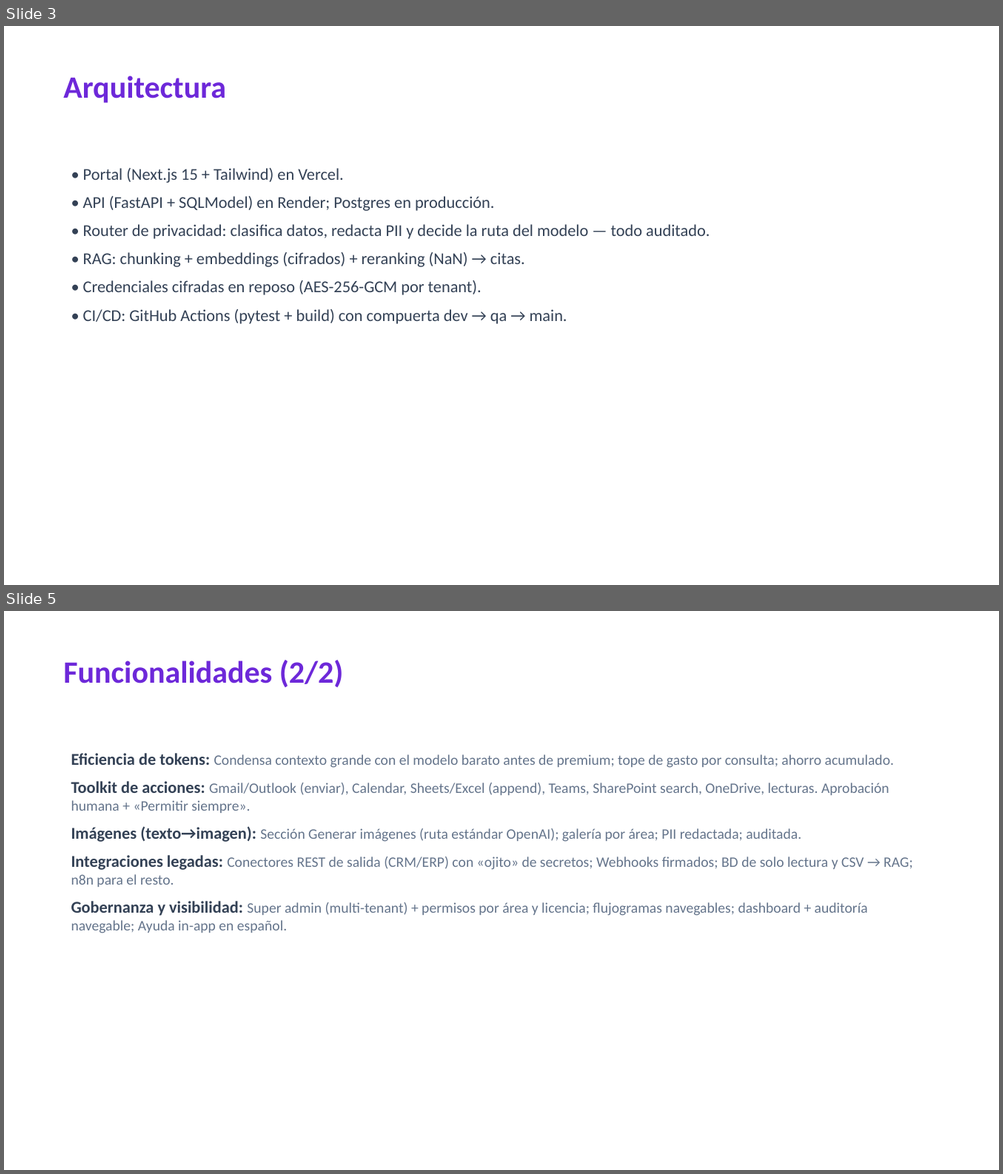
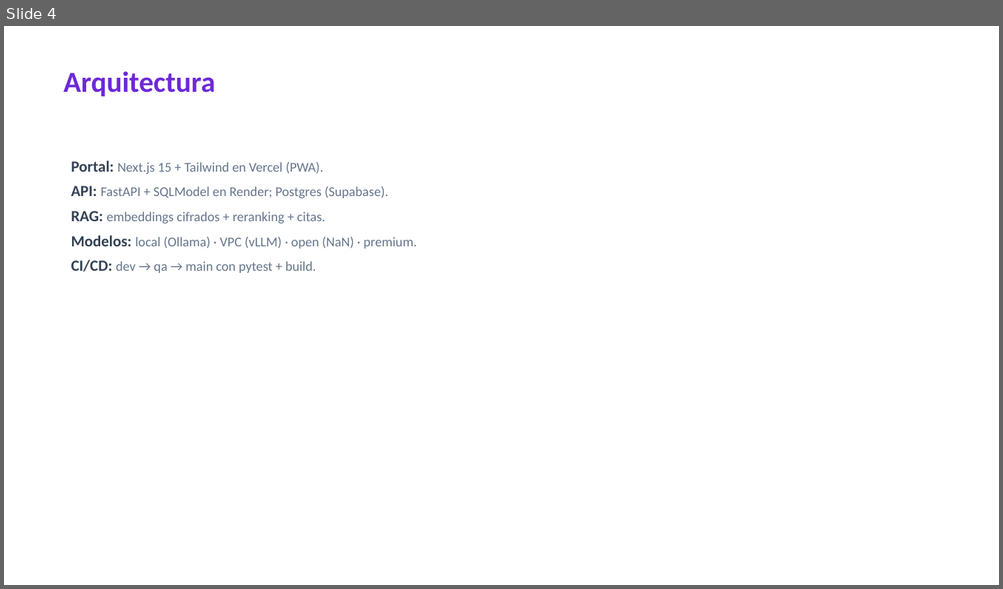
Before and after one commit to angeljba1480-AB/S4Bdashboard, a slide deck: docs/generados/MaestroAI-Presentacion.pptx. Shown one above the other, each under a label of ours: slides 3 and 5 before the commit, slide 4 after it; the slides between them are not shown. The pictures are 1003x1174 and 1003x589 pixels, drawn with LibreOffice and Linux fonts; fonts in the diff are those of the drawing. Boxes give left, top, right and bottom in pixels: in the first picture for what was removed or moved away, otherwise in the second. Text is boxed around its words. In the diff, an @@ line names an element or a change of style, - is before the commit and + after.

```diff
--- a/docs/generados/MaestroAI-Presentacion.pptx
+++ b/docs/generados/MaestroAI-Presentacion.pptx
@@ slide 5 removed at (4,611,999,1170), background #FFFFFF @@
@@ text removed at (63,660,344,687) @@
-Funcionalidades (2/2)
@@ text removed at (71,753,913,934) @@
-Eficiencia de tokens: Condensa contexto grande con el modelo barato antes de premium; tope de gasto por consulta; ahorro acumulado.
-Toolkit de acciones: Gmail/Outlook (enviar), Calendar, Sheets/Excel (append), Teams, SharePoint search, OneDrive, lecturas. Aprobación humana + «Permitir siempre».
-Imágenes (texto→imagen): Sección Generar imágenes (ruta estándar OpenAI); galería por área; PII redactada; auditada.
-Integraciones legadas: Conectores REST de salida (CRM/ERP) con «ojito» de secretos; Webhooks firmados; BD de solo lectura y CSV → RAG; n8n para el resto.
-Gobernanza y visibilidad: Super admin (multi-tenant) + permisos por área y licencia; flujogramas navegables; dashboard + auditoría navegable; Ayuda in-app en español.
@@ what was slide 3 is now slide 4 @@
@@ slide 4 changed as well @@
@@ text "Arquitectura" at (63,71,215,96): size 30 to 28 pt @@
@@ text at (71,161,417,273): text changed; size 16 to 13 pt; text colour #334155 to #64748B @@
-• Portal (Next.js 15 + Tailwind) en Vercel.
-• API (FastAPI + SQLModel) en Render; Postgres en producción.
-• Router de privacidad: clasifica datos, redacta PII y decide la ruta del modelo — todo auditado.
-• RAG: chunking + embeddings (cifrados) + reranking (NaN) → citas.
-• Credenciales cifradas en reposo (AES-256-GCM por tenant).
-• CI/CD: GitHub Actions (pytest + build) con compuerta dev → qa → main.
+Portal: Next.js 15 + Tailwind en Vercel (PWA).
+API: FastAPI + SQLModel en Render; Postgres (Supabase).
+RAG: embeddings cifrados + reranking + citas.
+Modelos: local (Ollama) · VPC (vLLM) · open (NaN) · premium.
+CI/CD: dev → qa → main con pytest + build.
```
Also in this commit, not shown: 4 other slides changed, 10 slides added, 5 other slides removed, 2 other files.
